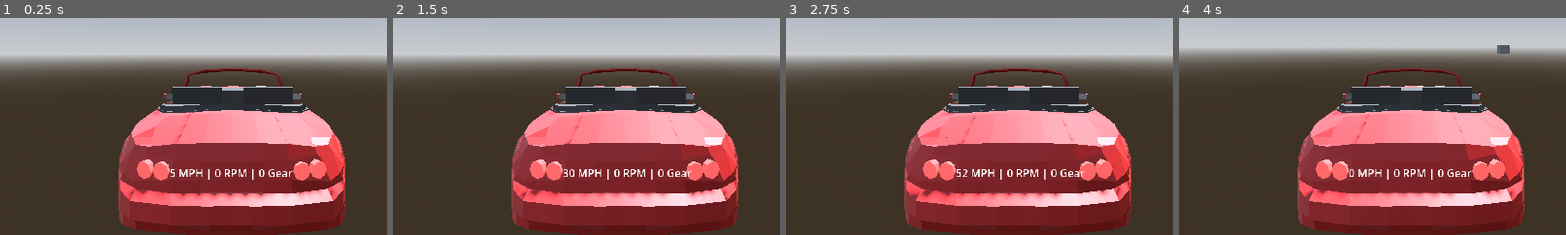
Above: before the commit, frames 1-4 (left to right).
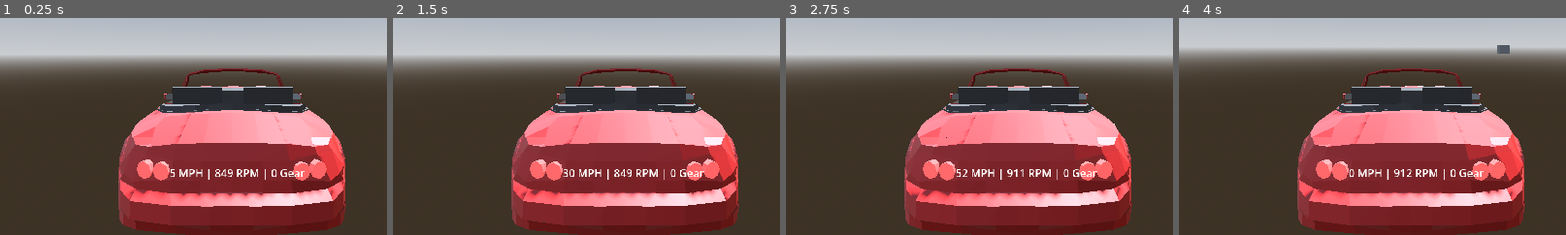
Above: after the commit, the same moments.

Repository: kakoiihito/Shift
Game: Godot game, scene res://Tracks/test.tscn
Two runs of this game, one before a commit and one after it. Both use one fixed random seed, a clock stepped at 60 frames per second and the inputs below.
Inputs:
- Up to frame 1 (0.25 s): no input
- Up to frame 2 (1.5 s): tap Enter at 0.5 s; hold D (SteerRight) 0.53-1.28 s; hold Shift (Clutch) 0.53-1.28 s; tap W (Gas) at 0.8, 1.35 s; tap Space at 1.25 s; hold S (Brake) from 1.28 s (still down)
- Up to frame 3 (2.75 s): tap Shift (Clutch) at 1.55 s; release S (Brake) at 2.03 s; hold D (SteerRight) from 2.03 s (still down); hold Shift (Clutch) from 2.03 s (still down); tap W (Gas) at 2.3 s
- Up to frame 4 (4 s): tap Enter at 2.75 s; release D (SteerRight) at 2.78 s; release Shift (Clutch) at 2.78 s; hold E (ShiftUp) 2.78-3.53 s; tap W (Gas) at 2.85, 3.8 s; tap Shift (Clutch) at 3.05 s; tap Space at 3.5 s; hold A (SteerLeft) from 3.53 s (still down); hold Shift (Clutch) from 3.53 s (still down)
The pictures show only the part of the screen within x 20-70%, y 42-92%; the shares and areas given below are measured in that part.

The runs differ from the first frame. In frame 1, 0.5% of the frame differs, in the area x 55-79%, y 69-75%; in frame 2, 0.5%; in frame 3, 0.5%; in frame 4, 0.5%.

Commit message:
code split is successful. trying to add anti roll bar function (not going so well) tire model is next

Diff:
--- a/Car/Scripts/brake.gd
+++ b/Car/Scripts/brake.gd
@@ -1,5 +1,41 @@
 extends Node
 
-var max_brake_torque = 200.0 # How much the car can brake
-var wheel_brake_torque = [0.0, 0.0, 0.0, 0.0] # stored brake torque values
-var brake_torque: float # storing brake torque for calculation (single wheel)
+var max_brake_torque = Values.max_brake_torque
+var wheel_brake_torque = Data.wheel_brake_torque
+var brake_torque: float
+
+var FR_torque_brake = Values.FR_torque_brake
+var FL_torque_brake = Values.FL_torque_brake
+var RR_torque_brake = Values.RR_torque_brake
+var RL_torque_brake = Values.RL_torque_brake
+
+var brake_wheels = [FL_torque_brake, FL_torque_brake, RR_torque_brake, RL_torque_brake]
+
+var active_wheels_brake: int
+
+func _ready() -> void:
+	for i in range(4):
+		if brake_wheels[i] == true:
+			active_wheels_brake += 1
+
+func brake_proccess() -> void:
+
+	# actual braking is done in wheel angular velocity calculation
+
+	var input_brake = Input.get_action_strength("Brake") # strength of input
+
+	if input_brake > 0.0:
+
+		brake_torque = (input_brake * max_brake_torque) / active_wheels_brake # formula of torque divided by wheels using it
+
+		for i in range(4):
+			if brake_wheels[i] == true:
+				var brake_direction = 1.0
+				if Data.wheel_angular_velocity[i] != 0.0:
+					brake_direction = sign(Data.wheel_angular_velocity[i])
+				else:
+					brake_direction = 0.0
+				wheel_brake_torque[i] = brake_torque * brake_direction
+	else:
+		for i in range(4):
+			wheel_brake_torque[i] = 0.0 # to reset any power when not in use
--- a/Car/Scripts/main.gd
+++ b/Car/Scripts/main.gd
@@ -1,13 +1,12 @@
 # Note: All comments are to explain the code below the comment like this one.
 # Note: why the hell did i make a comment for basic logic
 # Note: idk man i just work here
+# Note: realized i shouldnt spam comments to learn.
 extends RigidBody3D
 
 	###########
 	# SCRIPTS #
 	###########
-
-
 
 var SteeringScript = load("res://Car/Scripts/steering.gd")
 var TransmissionScript = load("res://Car/Scripts/transmission.gd")
@@ -16,15 +15,12 @@
 var MotorScript = load("res://Car/Scripts/motor.gd")
 var BrakeScript = load("res://Car/Scripts/brake.gd")
 
-
-
 var Steering = SteeringScript.new()
 var Transmission = TransmissionScript.new()
 var Suspension = SuspensionScript.new()
 var WheelProcess = WheelProcessScript.new()
 var Motor = MotorScript.new()
 var Brake = BrakeScript.new()
-
 
 	##########
 	# WHEELS #
@@ -34,101 +30,19 @@
 @onready var fr_wheel = $WheelFrontRight
 @onready var rr_wheel = $WheelRearRight
 @onready var rl_wheel = $WheelRearLeft
-var wheel_base = Values.wheel_base
-var track = Values.track
-	########################
-	# SUSPENSION VARIABLES #
-	########################
-var rest_length = Values.rest_length
-var spring_stiffness = Values.spring_stiffness
-var max_compression = Values.max_compression
-var wheel_spring_force = Data.wheel_spring_force
-var weight_distribution = Values.weight_distribution
-var velocity_exponent = Values.velocity_exponent
-	######################
-	# STEERING VARIABLES #
-	######################
-var max_tire_turn_angle = Values.max_tire_turn_angle
-var tire_turn_speed = Values.tire_turn_speed
-	###################
-	# BRAKE VARIABLES #
-	###################
-var max_brake_torque = Values.max_brake_torque
-var wheel_brake_torque = Data.wheel_brake_torque
-var brake_torque: float
+
 	####################
 	# ENGINE VARIABLES #
 	####################
 @export var torque_curve: Curve
-var max_torque = Values.max_torque
-var max_rpm = Values.max_rpm
-var idle_rpm = Values.idle_rpm
-var engine_rpm: float
-var wheel_engine_torque = Data.wheel_engine_torque
-var engine_angular_velocity: float
-var engine_inertia = Values.engine_inertia
-var FR_torque_engine = Values.FR_torque_engine
-var FL_torque_engine = Values.FL_torque_engine
-var RR_torque_engine = Values.RR_torque_engine
-var RL_torque_engine = Values.RL_torque_engine
-var FR_torque_brake = Values.FR_torque_brake
-var FL_torque_brake = Values.FL_torque_brake
-var RR_torque_brake = Values.RR_torque_brake
-var RL_torque_brake = Values.RL_torque_brake
-	##########################
-	# TRANSMISSION VARIABLES #
-	##########################
-
-var is_shifting = Data.is_shifting
-var shift_timer = Data.shift_timer
-var drive_train_efficeny = Values.drive_train_efficeny
-var final_drive = Values.final_drive
-var gear_ratio = Values.gear_ratio
-var current_gear_ratio = Data.current_gear_ratio
-var current_gear = Data.current_gear
-var max_clutch_torque = Values.max_clutch_torque
-var unlock_threshold = Values.unlock_threshold
-var clutch_stiffness = Values.clutch_stiffness
-	###################
-	# WHEEL VARIABLES #
-	###################
-var active_wheels_engine: int
-var active_wheels_brake: int
-var longitude_f: float
-var wheel_angular_velocity = Data.wheel_angular_velocity
-var F_max = Data.F_max
-var longitude_force = Data.longitude_force
-var lateral_force = Data.lateral_force
-var wheel_radius = Values.wheel_radius
-var wheel_mass = Values.wheel_mass
-var rolling_resistance_coeff = Values.rolling_resistance_coeff
-var friction_coefficient = Values.friction_coefficient
-var cornering_stiffness = Values.cornering_stiffness
-var wheel_inertia = Values.wheel_inertia
 
 func _ready() -> void:
 
-	# If you want torque to be applied to a wheel, it will add it to an active wheel counter to divide
-	# Wheel torque per wheel in gas_process
 	Suspension.car = self
 	Transmission.car = self
 	Steering.car = self
 	WheelProcess.car = self
 	Motor.car = self
-
-
-	var driven_wheels = [FR_torque_engine, FL_torque_engine, RR_torque_engine, RL_torque_engine]
-	var brake_wheels = [FL_torque_brake, FL_torque_brake, RR_torque_brake, RL_torque_brake]
-
-	for i in range(4):
-		if driven_wheels[i] == true:
-			active_wheels_engine += 1
-	for i in range(4):
-		if brake_wheels[i] == true:
-			active_wheels_brake += 1
-
-	current_gear_ratio = gear_ratio[current_gear]
-
 
 	fl_wheel.set_meta("wheel_index", 0)
 	fr_wheel.set_meta("wheel_index", 1)
@@ -137,298 +51,13 @@
 
 func _physics_process(delta: float) -> void:
 
-
-	Steering.steering_proccess(delta) #ind
-	transmission_process(delta) #ind # cannot work properly
+	Steering.steering_proccess(delta) # independent function
+	Transmission.transmission_process(delta) # independent function
 
 	for wheel in wheels:
-		Suspension.suspension_proccess(wheel) # ind
-		WheelProcess._get_wheel_angular_velocity(wheel, delta) # relies wheel force and suspension
-		WheelProcess._get_wheel_forces(wheel) # relies wheel ang and suspension
+		Suspension.suspension_proccess(wheel) # independent function
+		WheelProcess._get_wheel_angular_velocity(wheel, delta) # relies on wheel force and suspension functions
+		WheelProcess._get_wheel_forces(wheel) # relies on wheel ang and suspension functions
 
-	motor_process(delta) # relies wheel ang and forces # motor process is not able to get updated values
-	brake_proccess() #relies wheel ang
-
-
-
-func motor_process(delta: float) -> void:
-
-	var clutch_torque_on_engine := 0.0
-	var angular_velocity_sum: float = 0.0
-	var driven_count: int = 0
-	var throttle_input := Input.get_action_strength("Gas")
-	var clutch_input := Input.get_action_strength("Clutch")
-	var clutch_engagement = (1.0 - clutch_input) * (1.0 - clutch_input)
-	var target_engine_ang_vel: float
-	var drivetrain_ratio = current_gear_ratio * final_drive
-
-
-	var driven_wheels = [FR_torque_engine, FL_torque_engine, RR_torque_engine, RL_torque_engine]
-	for i in range(4):
-		if driven_wheels[i] == true:
-			angular_velocity_sum += Data.wheel_angular_velocity[i]
-
-			driven_count += 1
-
- # torque
-	var normalized_rpm = engine_rpm / max_rpm
-	var engine_torque: float
-	if is_shifting == false:
-		engine_torque = torque_curve.sample(normalized_rpm) * max_torque * throttle_input
-	else: # if shifting you dont have torque due to engine not being in use
-		clutch_engagement = 0.0
-		engine_torque = 0.0
-
-	var base_friction = 0.01 * max_torque
-	var linear_friction = 0.03 * max_torque * normalized_rpm
-	var quadratic_friction = 0.02 * max_torque * normalized_rpm * normalized_rpm
-	var engine_friction = base_friction + linear_friction + quadratic_friction
-
-	# clutch_torque calc, dry model
-
-	if driven_count > 0:
-		target_engine_ang_vel = (angular_velocity_sum / driven_count) * drivetrain_ratio
-		var speed_difference = engine_angular_velocity - target_engine_ang_vel
-		var max_transferable_torque = max_clutch_torque * clutch_engagement
-
-		if abs(speed_difference) > unlock_threshold:
-			clutch_torque_on_engine = clamp(
-				-speed_difference * clutch_stiffness,
-				-max_transferable_torque,
-				max_transferable_torque
-			)
-		else:
-			clutch_torque_on_engine = -sign(speed_difference) * max_transferable_torque
-
-	var net_engine_torque = engine_torque - engine_friction + clutch_torque_on_engine
-	var engine_angular_accel = net_engine_torque / engine_inertia
-	engine_angular_velocity += engine_angular_accel * delta
-	engine_angular_velocity = clamp(engine_angular_velocity, idle_rpm * TAU / 60.0, max_rpm * TAU / 60.0)
-	engine_rpm = engine_angular_velocity * 60.0 / TAU
-	# final calc
-
-	var clutch_torque_to_wheels = -clutch_torque_on_engine
-	var torque_at_wheels = clutch_torque_to_wheels * (drivetrain_ratio) * drive_train_efficeny
-	var per_wheel_torque = torque_at_wheels / driven_count if driven_count > 0 else 0.0
-
-
-	for i in range(4):
-		if driven_wheels[i]:
-			wheel_engine_torque[i] = per_wheel_torque
-		else:
-			wheel_engine_torque[i] = 0.0
-
-
-
-func transmission_process(delta: float):
-	var target_clutch = Input.get_action_strength("Clutch")
-
-
-# upshift
-	if not is_shifting and target_clutch > 0.3:
-		if Input.is_action_just_pressed("ShiftUp"):
-			if Data.current_gear < gear_ratio.size() - 1:
-				Data.current_gear += 1
-				is_shifting = true
-				shift_timer = 0.2  # realistic shift time in seconds
-
-# down shift
-		if Input.is_action_just_pressed("ShiftDown"):
-			if Data.current_gear > 0:
-				Data.current_gear -= 1
-				is_shifting = true
-				shift_timer = 0.2  # realistic shift time
-
-# countdown system before another shift can be made
-	if is_shifting:
-		shift_timer -= delta
-		if shift_timer <= 0.0:
-			Motor.current_gear_ratio = gear_ratio[Data.current_gear]
-			is_shifting = false
-
-
-
-func brake_proccess() -> void:
-
-	# actual braking is done in wheel angular velocity calculation
-
-	var brake_wheels = [FR_torque_brake, FL_torque_brake, RR_torque_brake, RL_torque_brake]
-	var input_brake = Input.get_action_strength("Brake") # strength of input
-
-	if input_brake > 0.0:
-
-		brake_torque = (input_brake * max_brake_torque) / active_wheels_brake # formula of torque divided by wheels using it
-
-		for i in range(4):
-			if brake_wheels[i] == true:
-				var brake_direction = 1.0
-				if wheel_angular_velocity[i] != 0.0:
-					brake_direction = sign(wheel_angular_velocity[i])
-				else:
-					brake_direction = 0.0
-				wheel_brake_torque[i] = brake_torque * brake_direction
-	else:
-		for i in range(4):
-			wheel_brake_torque[i] = 0.0 # to reset any power when not in use
-
-func steering_proccess(delta: float) -> void:
-
-	var input_turn = Input.get_action_strength("SteerLeft") - Input.get_action_strength("SteerRight")
-	var steering_amount = input_turn * max_tire_turn_angle
-
-	if abs(input_turn) < 0.01:
-		fl_wheel.rotation.y = move_toward(fl_wheel.rotation.y, 0.0, tire_turn_speed * delta)
-		fr_wheel.rotation.y = move_toward(fr_wheel.rotation.y, 0.0, tire_turn_speed * delta)
-		return
-	var L = wheel_base
-	var W = track
-	var R = L / tan(abs(steering_amount))
-
-	var inner = atan(L / (R - W * 0.5))
-	var outer = atan(L / (R + W * 0.5))
-
-	var target_fl := 0.0
-	var target_fr := 0.0
-
-	if steering_amount > 0.0:
-		# Turning left
-		target_fr = -inner
-		target_fl = -outer
-	else:
-		# Turning right
-		target_fl = inner
-		target_fr = outer
-
-	fl_wheel.rotation.y = move_toward(
-		fl_wheel.rotation.y,
-		target_fl,
-		tire_turn_speed * delta
-	)
-	fr_wheel.rotation.y = move_toward(
-		fr_wheel.rotation.y,
-		target_fr,
-		tire_turn_speed * delta
-	)
-
-
-func suspension_proccess(ray: RayCast3D):
-
-	var wheel_index = ray.get_meta("wheel_index")
-	var driven_wheels = [$WheelFrontRight/FrontRightWheel, $WheelFrontLeft/FrontLeftWheel, $WheelRearLeft/RearLeftWheel, $WheelRearRight/RearRightWheel]
-
-	if ray.is_colliding():
-
-
-		var hit = ray.get_collision_point()
-		var up_dir_spring = ray.global_transform.basis.y
-		var hit_distance = ray.global_position.distance_to(hit)
-		var compression = rest_length[wheel_index] - hit_distance
-		compression = clamp(compression, 0.0, max_compression[wheel_index])
-
-		var damper_ratio = 0.5
-
-		var world_vel = _get_point_velocity(hit)
-		var relative_vel = up_dir_spring.dot(world_vel)
-
-		var sprung_mass = mass * weight_distribution[wheel_index]
-		var c_crit = 2.0 * sqrt(spring_stiffness[wheel_index] * sprung_mass)
-		var c = damper_ratio * c_crit
-		var spring_dampning = c * pow(abs(relative_vel), velocity_exponent) * sign(relative_vel)
-
-
-		var spring_force = spring_stiffness[wheel_index] * compression
-		var wheel_force_area = hit - global_position
-		wheel_spring_force[wheel_index] = (spring_force - spring_dampning) * up_dir_spring
-		driven_wheels[wheel_index].position = hit - ray.global_position
-		apply_force(wheel_spring_force[wheel_index], wheel_force_area)
-
-func _get_point_velocity(point: Vector3) -> Vector3:
-	return linear_velocity + angular_velocity.cross(point - global_position)
-
-
-##########
-# WHEELS #
-##########
-
-func _get_wheel_forces(ray: RayCast3D):
-
-	var wheel_index = ray.get_meta("wheel_index")
-
-	var velocity_at_wheel = _get_point_velocity(ray.global_position)
-	var side_dir = ray.global_transform.basis.x #
-	var side_velocity = velocity_at_wheel.dot(side_dir)
-	var car_speed = velocity_at_wheel.dot(-ray.global_transform.basis.z)
-
-	var slip_angle = 0.0
-	if abs(car_speed) > 0.1:
-		slip_angle = atan2(side_velocity, abs(car_speed)) * sign(car_speed)
-
-	lateral_force[wheel_index] = -slip_angle * cornering_stiffness * (wheel_spring_force[wheel_index].length() / 2500.0)
-
-	# Longitude Force
-	var slip_ratio: float
-	var wheel_surface_speed = wheel_angular_velocity[wheel_index] * wheel_radius
-
-	if abs(car_speed) < 0.5:
-		if abs(wheel_surface_speed) > 0.5:
-			slip_ratio = sign(wheel_surface_speed) * 1.0
-		else:
-			slip_ratio = 0.0
-	else:
-		slip_ratio = (wheel_surface_speed - car_speed) / abs(car_speed)
-		slip_ratio = clamp(slip_ratio, -1.0, 1.0)
-
-	var optimal_slip = 0.08
-	var slip_sign = sign(slip_ratio)
-	var normalized_slip = clamp(abs(slip_ratio) / optimal_slip, 0.0, 1.0)
-	var traction_multiplier = slip_sign * normalized_slip
-
-	if abs(car_speed) < 0.1 and abs(wheel_surface_speed) < 0.1:
-		traction_multiplier = 0.0
-
-	longitude_force[wheel_index] = (wheel_spring_force[wheel_index].length() * traction_multiplier * friction_coefficient)
-
-	# Traction Circle
-	F_max[wheel_index] = friction_coefficient * wheel_spring_force[wheel_index].length()
-
-	var current_long_force = longitude_force[wheel_index]
-	var current_lat_force = lateral_force[wheel_index]
-
-	var force_2d = Vector2(current_long_force, current_lat_force)
-	if force_2d.length() > F_max[wheel_index]:
-		force_2d = force_2d.normalized() * F_max[wheel_index]
-		longitude_force[wheel_index] = force_2d.x
-		lateral_force[wheel_index] = force_2d.y
-	# Final calc
-	var combined_force = (longitude_force[wheel_index] * -ray.global_transform.basis.z) + (lateral_force[wheel_index] * side_dir) # both vectors combined
-	var force_pos = ray.global_position - global_position
-	apply_force(combined_force , force_pos)
-
-func _get_wheel_angular_velocity(ray: RayCast3D,delta: float):
-
-	var wheel_index = ray.get_meta("wheel_index")
-
-	if not wheels[wheel_index].is_colliding():
-		var air_drag_torque = 0.001 * wheel_angular_velocity[wheel_index] * abs(wheel_angular_velocity[wheel_index])
-		var angular_decel = air_drag_torque / wheel_inertia
-		wheel_angular_velocity[wheel_index] -= angular_decel * delta
-	else:
-		var normal_force = wheel_spring_force[wheel_index].length()
-		var rolling_resistance = rolling_resistance_coeff * normal_force * wheel_radius * sign(wheel_angular_velocity[wheel_index])
-
-		if wheel_angular_velocity[wheel_index] == 0.0:
-			rolling_resistance = 0.0
-
-		var ground_reaction_torque = -longitude_force[wheel_index] * wheel_radius
-		var net_torque = wheel_engine_torque[wheel_index] - wheel_brake_torque[wheel_index] + ground_reaction_torque - rolling_resistance
-
-		var angular_acceleration = net_torque / wheel_inertia if wheel_inertia > 0 else 0
-
-		var prev_sign = sign(wheel_angular_velocity[wheel_index])
-		wheel_angular_velocity[wheel_index] += angular_acceleration * delta
-
-		if wheel_brake_torque[wheel_index] > 0 and sign(wheel_angular_velocity[wheel_index]) != prev_sign:
-			wheel_angular_velocity[wheel_index] = 0.0
-
-	if abs(wheel_angular_velocity[wheel_index]) < 0.1:
-		wheel_angular_velocity[wheel_index] = 0.0
+	Motor.motor_process(delta) # relies on wheel ang and forces functions
+	Brake.brake_proccess() #relies on wheel angular velocity function
--- a/Car/Scripts/motor.gd
+++ b/Car/Scripts/motor.gd
@@ -23,9 +23,6 @@
 var is_shifting = Data.is_shifting
 var drive_train_efficeny = Values.drive_train_efficeny
 var final_drive = Values.final_drive
-var gear_ratio = Values.gear_ratio
-var current_gear = Data.current_gear
-var current_gear_ratio = Data.current_gear_ratio
 var max_clutch_torque = Values.max_clutch_torque
 var unlock_threshold = Values.unlock_threshold
 var clutch_stiffness = Values.clutch_stiffness
@@ -43,8 +40,6 @@
 	var clutch_engagement = (1.0 - clutch_input) * (1.0 - clutch_input)
 	var target_engine_ang_vel: float
 	var drivetrain_ratio = Data.current_gear_ratio * Values.final_drive
-	print(Data.current_gear_ratio)
-
 
 
 	var driven_wheels = [FR_torque_engine, FL_torque_engine, RR_torque_engine, RL_torque_engine]
@@ -62,9 +57,9 @@
 		clutch_engagement = 0.0
 		engine_torque = 0.0
 
-	var base_friction = 0.01 * max_torque
-	var linear_friction = 0.03 * max_torque * normalized_rpm
-	var quadratic_friction = 0.02 * max_torque * normalized_rpm * normalized_rpm
+	var base_friction = 0.001 * max_torque
+	var linear_friction = 0.003 * max_torque * normalized_rpm
+	var quadratic_friction = 0.002 * max_torque * normalized_rpm * normalized_rpm
 	var engine_friction = base_friction + linear_friction + quadratic_friction
 
 	# clutch_torque calc, dry model
--- a/Car/Scripts/suspension.gd
+++ b/Car/Scripts/suspension.gd
@@ -8,6 +8,13 @@
 var wheel_spring_force = Data.wheel_spring_force
 var weight_distribution = Values.weight_distribution
 var velocity_exponent = Values.velocity_exponent
+var front_antiroll_bar = Values.front_antiroll_bar
+var rear_antiroll_bar = Values.rear_antiroll_bar
+var front_antiroll_bar_stiffness = Values.front_antiroll_bar_stiffness
+var rear_antiroll_bar_stiffness = Values.rear_antiroll_bar_stiffness
+
+var compression = [0.0, 0.0, 0.0, 0.0]
+var arb_force = [0.0, 0.0, 0.0, 0.0]
 
 func suspension_proccess(ray: RayCast3D):
 
@@ -18,8 +25,19 @@
 		var hit = ray.get_collision_point()
 		var up_dir_spring = ray.global_transform.basis.y
 		var hit_distance = ray.global_position.distance_to(hit)
-		var compression = rest_length[wheel_index] - hit_distance
-		compression = clamp(compression, 0.0, max_compression[wheel_index])
+		compression[wheel_index] = clamp(rest_length[wheel_index] - hit_distance, 0.0, max_compression[wheel_index])
+
+		if front_antiroll_bar == true:
+			var arb = front_antiroll_bar_stiffness * (compression[0] - compression[1])
+
+			arb_force[0]  += -arb
+			arb_force[1] +=  arb
+
+		if rear_antiroll_bar == true:
+			var arb = rear_antiroll_bar_stiffness * (compression[2] - compression[3])
+
+			arb_force[2]  += -arb
+			arb_force[3] +=  arb
 
 		var damper_ratio = 0.5
 
@@ -31,7 +49,7 @@
 		var c = damper_ratio * c_crit
 		var spring_dampning = c * pow(abs(relative_vel), velocity_exponent) * sign(relative_vel)
 
-		var spring_force = spring_stiffness[wheel_index] * compression
+		var spring_force = spring_stiffness[wheel_index] * compression[wheel_index]
 		var wheel_force_area = hit - car.global_position
 		wheel_spring_force[wheel_index] = (spring_force - spring_dampning) * up_dir_spring
 
--- a/Car/Scripts/values.gd
+++ b/Car/Scripts/values.gd
@@ -20,6 +20,10 @@
 var wheel_spring_force = [Vector3(), Vector3(), Vector3(), Vector3()]
 var weight_distribution = [0.25, 0.25, 0.25, 0.25]
 var velocity_exponent = 1.1
+var rear_antiroll_bar = true
+var front_antiroll_bar = true
+var rear_antiroll_bar_stiffness = 2870.0
+var front_antiroll_bar_stiffness = 1700.0
 
 	######################
 	# STEERING VARIABLES #
@@ -33,8 +37,6 @@
 	###################
 
 var max_brake_torque = 200.0 # How much the car can brake
-
-
 
 	####################
 	# ENGINE VARIABLES #
@@ -79,7 +81,6 @@
 	###################
 
 
-
 var wheel_radius = 0.3 # How big the wheel is.
 var wheel_mass = 20.0 # How much the wheel takes up
 var rolling_resistance_coeff = 0.015
--- a/Car/Scripts/wheel.gd
+++ b/Car/Scripts/wheel.gd
@@ -92,7 +92,7 @@
 			rolling_resistance = 0.0
 
 		var ground_reaction_torque = -longitude_force[wheel_index] * wheel_radius
-		var net_torque = Data.wheel_engine_torque[wheel_index] - Data.wheel_brake_torque[wheel_index] + ground_reaction_torque - rolling_resistance
+		var net_torque = wheel_engine_torque[wheel_index] - wheel_brake_torque[wheel_index] + ground_reaction_torque - rolling_resistance
 
 		var angular_acceleration = net_torque / wheel_inertia if wheel_inertia > 0 else 0
 
--- /dev/null
+++ b/Car/new_curve.tres
@@ -0,0 +1,5 @@
+[gd_resource type="Curve" format=3 uid="uid://c6dn4db5wuv2o"]
+
+[resource]
+_data = [Vector2(0, 0.30337083), 0.0, 1.8258431, 0, 0, Vector2(0.08, 0.44943827), 0.0, 0.0, 0, 0, Vector2(0.1657143, 0.55056185), 0.0, 0.0, 0, 0, Vector2(0.24571428, 0.6966293), 0.0, 0.0, 0, 0, Vector2(0.3257143, 0.79775286), 0.0, 0.0, 0, 0, Vector2(0.41714284, 0.8988764), 0.0, 0.0, 0, 0, Vector2(0.497, 0.95), 0.0, 0.0, 0, 0, Vector2(0.57714283, 0.97752815), 0.0, 0.0, 0, 0, Vector2(0.67428565, 1), 0.0, 0.0, 0, 0, Vector2(0.7485714, 0.97752815), 0.0, 0.0, 0, 0, Vector2(0.82857144, 0.92134833), 0.0, 0.0, 0, 0, Vector2(0.91999996, 0.79775286), 0.0, 0.0, 0, 0, Vector2(1, 0.59550565), 0.0, 0.0, 0, 0]
+point_count = 13
--- a/Tracks/test.tscn
+++ b/Tracks/test.tscn
@@ -1,6 +1,7 @@
 [gd_scene format=3 uid="uid://dpu35v4g0f3s4"]
 
 [ext_resource type="PackedScene" uid="uid://c7epypda8yfxx" path="res://Car/Scenes/Miata.tscn" id="1_yhjd6"]
+[ext_resource type="Curve" uid="uid://c6dn4db5wuv2o" path="res://Car/new_curve.tres" id="2_lbp5j"]
 
 [sub_resource type="ProceduralSkyMaterial" id="ProceduralSkyMaterial_37kl0"]
 sky_horizon_color = Color(0.662243, 0.671743, 0.686743, 1)
@@ -82,6 +83,7 @@
 [node name="Node3D" parent="Functional" unique_id=1475845789 instance=ExtResource("1_yhjd6")]
 transform = Transform3D(1, 0, 0, 0, 1, 0, 0, 0, 1, 0, 43.196335, 19.011797)
 mass = 1000.0
+torque_curve = ExtResource("2_lbp5j")
 
 [node name="Camera3D" type="Camera3D" parent="." unique_id=317120203]
 transform = Transform3D(-0.626305, 0, -0.779579, 0, 1, 0, 0.779579, 0, -0.626305, -10.0349, 8.79027, -17.2665)
